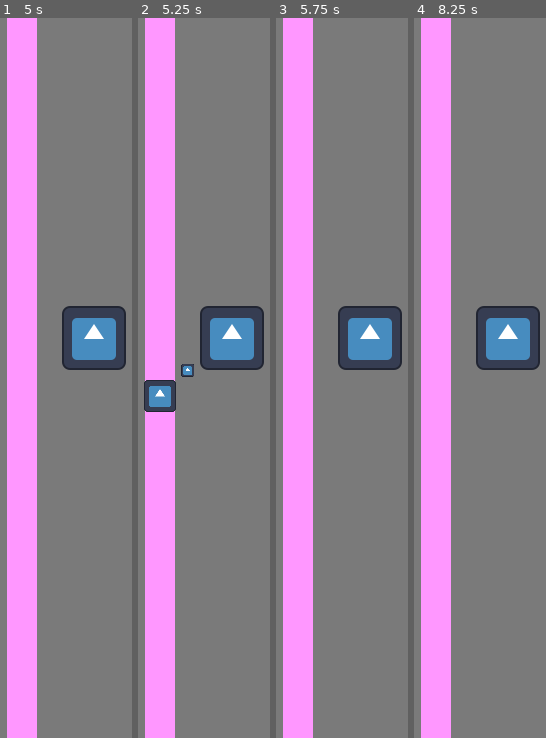
Above: before the commit, frames 1-4 (left to right).
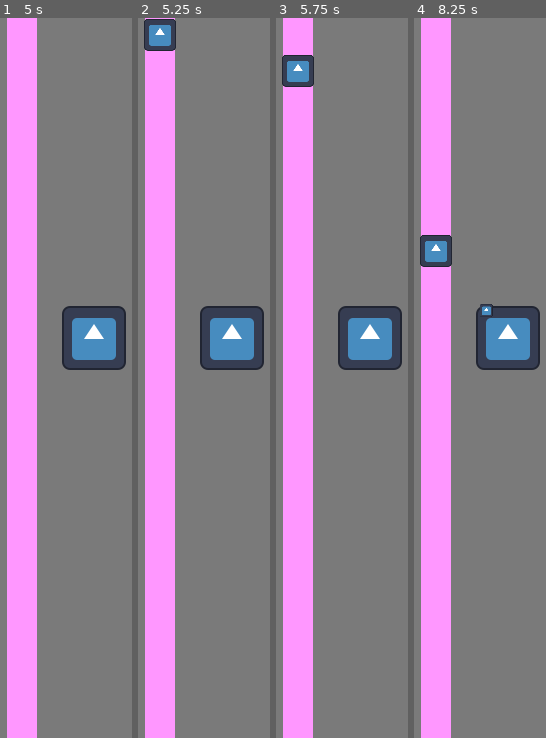
Above: after the commit, the same moments.

Repository: wbryceangell/godot_tower_defense
Game: Godot game, scene res://main.tscn
The game is run twice, just before and just after one commit, with the same random seed, the same clock (stepped at 60 frames per second) and the same inputs. The engine's default icon, where the game draws it, is replaced by a stand-in: a white triangle on a blue panel in a dark square.
Inputs:
- Up to frame 1 (5 s): tap Enter at 0.5, 2, 3.5 s; tap Space at 1.25, 2.75, 4.25 s
- Up to frame 2 (5.25 s): no input
- Up to frame 3 (5.75 s): no input
- Up to frame 4 (8.25 s): no input

Frame 1 is identical in both runs. In frame 2, 2.3% of the frame differs, in the area x 4-43%, y 0-55%; in frame 3, 1.1%; in frame 4, 1.2%.

Commit message:
move path follow into mob

Diff:
--- a/levels/level.gd
+++ b/levels/level.gd
@@ -6,14 +6,10 @@
 func _ready():
 	$MobTimer.start(5)
 
-# Called every frame. 'delta' is the elapsed time since the previous frame.
-func _process(delta):
-	$Path2D/PathFollow2D.progress_ratio += delta / 10
-
 
 func _on_mob_timer_timeout():
 	var mob: Mob = mob_scene.instantiate()
 
 	add_child(mob)
 
-	mob.set_path_to_follow($Path2D/PathFollow2D)
+	mob.follow_path($Path2D)
--- a/levels/level.tscn
+++ b/levels/level.tscn
@@ -7,9 +7,9 @@
 
 [sub_resource type="Curve2D" id="Curve2D_u0qta"]
 _data = {
-"points": PackedVector2Array(0, 0, 0, 0, 240, 0, 0, 0, 0, 0, 240, 720)
+"points": PackedVector2Array(0, 0, 0, 0, 240, 0, 0, 0, 0, 0, 240, 360, 0, 0, 720, 360, 240, 720)
 }
-point_count = 2
+point_count = 3
 
 [node name="Level" type="Node"]
 script = ExtResource("1_hk03b")
@@ -26,10 +26,6 @@
 [node name="Path2D" type="Path2D" parent="."]
 curve = SubResource("Curve2D_u0qta")
 
-[node name="PathFollow2D" type="PathFollow2D" parent="Path2D"]
-position = Vector2(240, 0)
-rotation = 1.5708
-
 [node name="PathLine" parent="." node_paths=PackedStringArray("path") instance=ExtResource("2_0rrd0")]
 path = NodePath("../Path2D")
 
--- a/mobs/mob.gd
+++ b/mobs/mob.gd
@@ -2,12 +2,18 @@
 
 var path_to_follow: PathFollow2D
 
+
 func damage():
 	queue_free()
 
-func set_path_to_follow(path: PathFollow2D):
+
+func follow_path(path: Path2D):
 	if (!path_to_follow):
-		path_to_follow = path
+		path_to_follow = PathFollow2D.new()
+		path_to_follow.position = path.curve.get_point_position(0)
+		path.add_child(path_to_follow)
 
-func _process(_delta):
+
+func _process(delta):
+	path_to_follow.progress_ratio += delta / 10
 	global_position = path_to_follow.global_position
